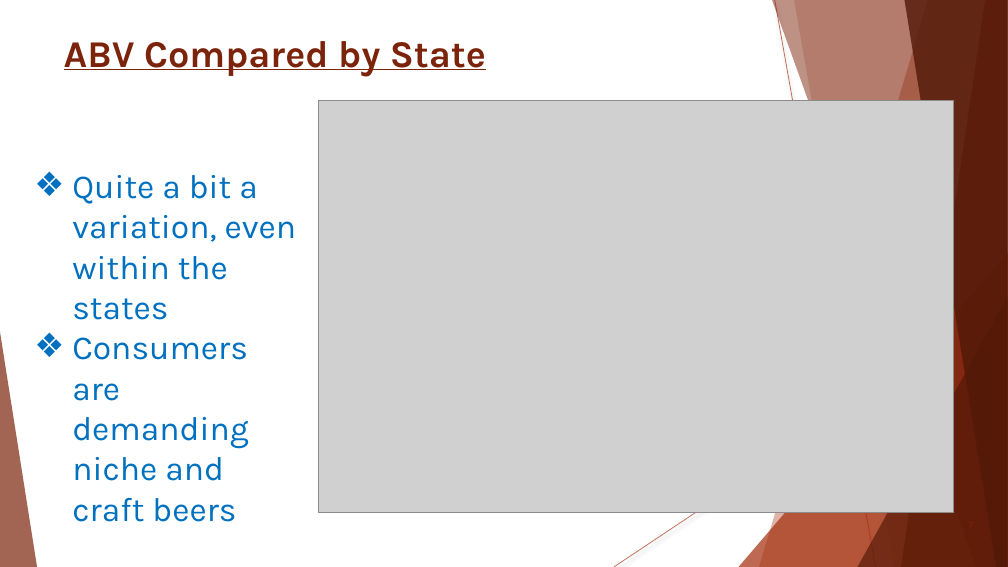
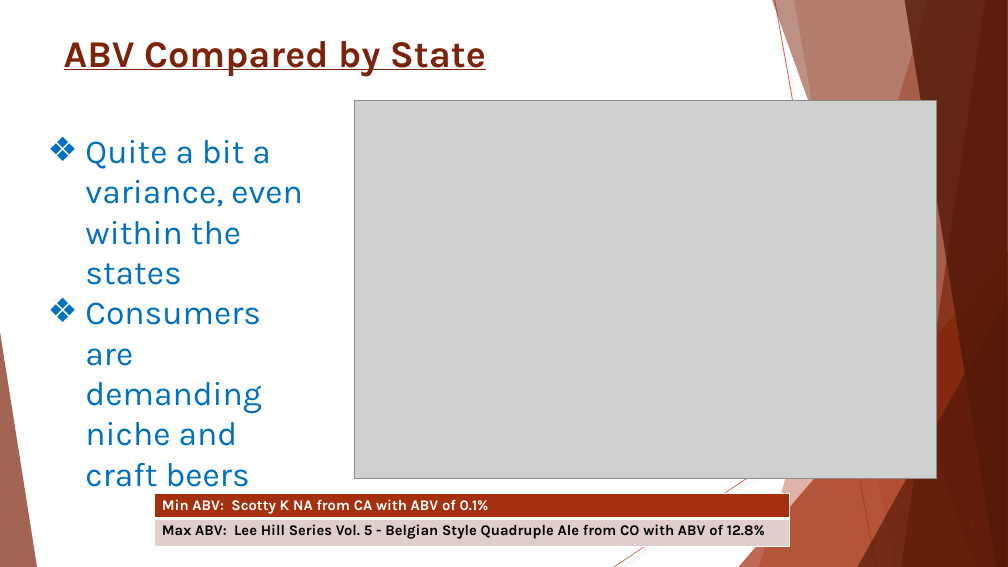
Before and after one commit to Wu-Sophia/BeerAnalysis, a slide deck: slide 7 of DataDynamos_BeerMarketingPresentation.pptx. Drawn at 1008x567 pixels with LibreOffice and Linux fonts; fonts in the diff are those of the drawing; grey boxes stand for pictures. Boxes give left, top, right and bottom in pixels: in the first picture for what was removed or moved away, otherwise in the second. Text is boxed around its words. In the diff, an @@ line names an element or a change of style, - is before the commit and + after.

Commit message:
Add files via upload
made change to median vs variance slide

```diff
--- a/DataDynamos_BeerMarketingPresentation.pptx
+++ b/DataDynamos_BeerMarketingPresentation.pptx
@@ picture: place and size @@
-picture at <box>318,101,954,513</box>
+picture at <box>354,101,936,479</box>
@@ text "Quite a bit a variance, ...": place and size @@
-text "Quite a bit a variance, ..." at <box>72,175,297,522</box>
+text "Quite a bit a variance, ..." at <box>85,140,303,487</box>
@@ text at <box>85,140,303,285</box>: text changed @@
-❖ Quite a bit a variation, even within the states
+❖ Quite a bit a variance, even within the states
@@ table added at <box>154,494,789,547</box>, 2 rows, 1 columns @@
+Min ABV: Scotty K NA from CA with ABV of 0.1%
+Max ABV: Lee Hill Series Vol. 5 - Belgian Style Quadruple Ale from CO with ABV of 12.8%
```
Also in this commit, not shown: 9 other slides changed.
